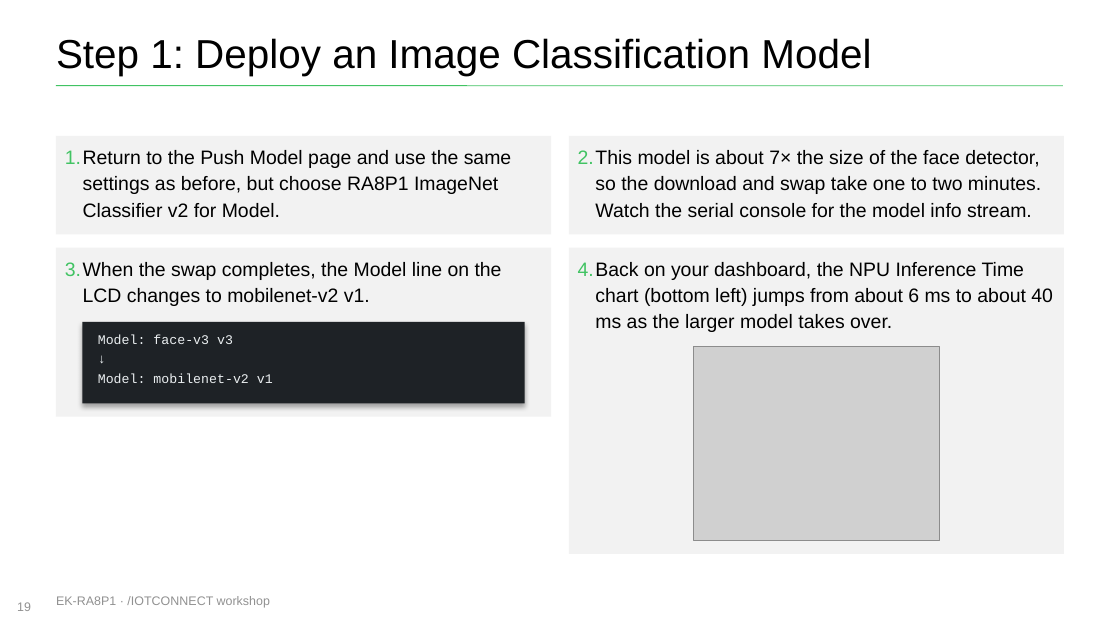
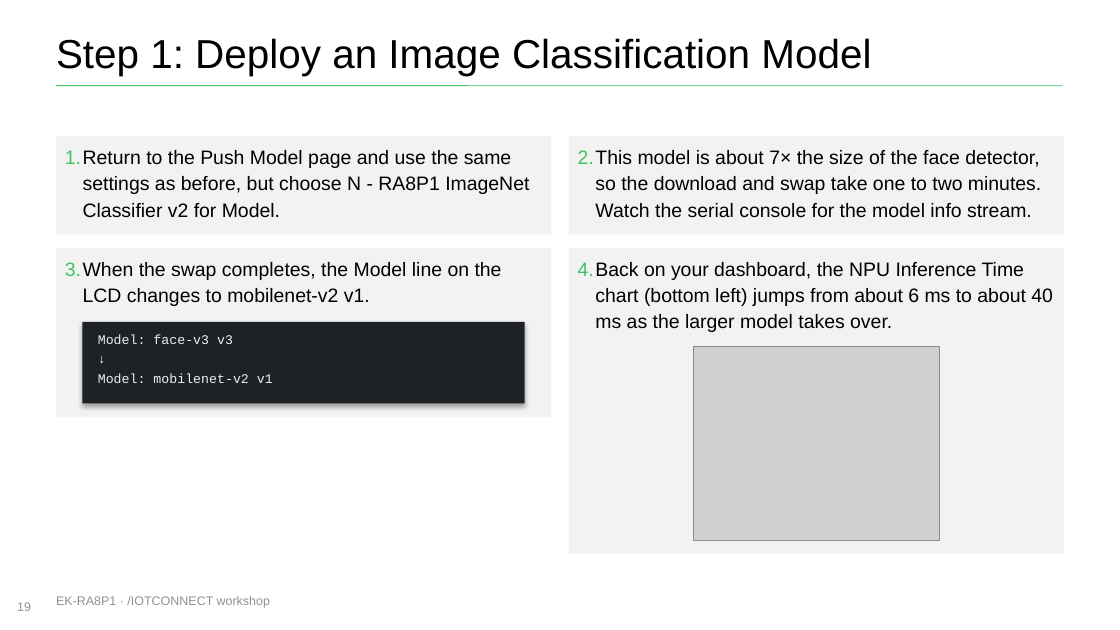
Before and after one commit to avnet-iotconnect/iotc-freertos-ek-ra8p1, a slide deck: slide 19 of docs/EK-RA8P1-vision-ai-workshop.pptx. Drawn at 1120x630 pixels with LibreOffice and Linux fonts; fonts in the diff are those of the drawing; grey boxes stand for pictures; background and template pictures are left out. Boxes give left, top, right and bottom in pixels: in the first picture for what was removed or moved away, otherwise in the second. Text is boxed around its words. In the diff, an @@ line names an element or a change of style, - is before the commit and + after.

```diff
--- a/docs/EK-RA8P1-vision-ai-workshop.pptx
+++ b/docs/EK-RA8P1-vision-ai-workshop.pptx
@@ text at [65,150,529,217]: text changed @@
-1. Return to the Push Model page and use the same settings as before, but choose RA8P1 ImageNet Classifier v2 for Model.
+1. Return to the Push Model page and use the same settings as before, but choose N - RA8P1 ImageNet Classifier v2 for Model.
```
Also in this commit, not shown: 5 other slides changed, 1 slide added, 1 other file.
